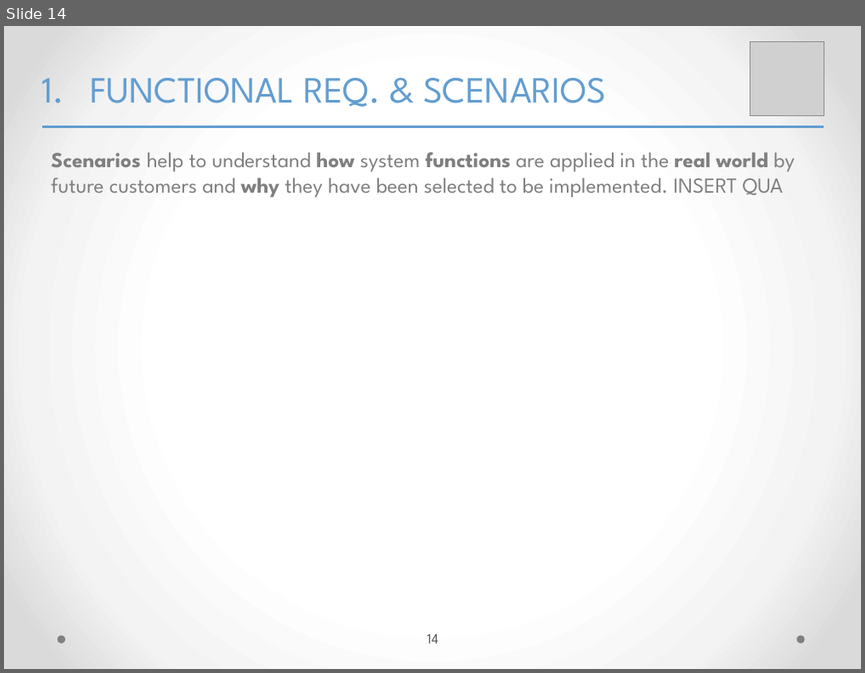
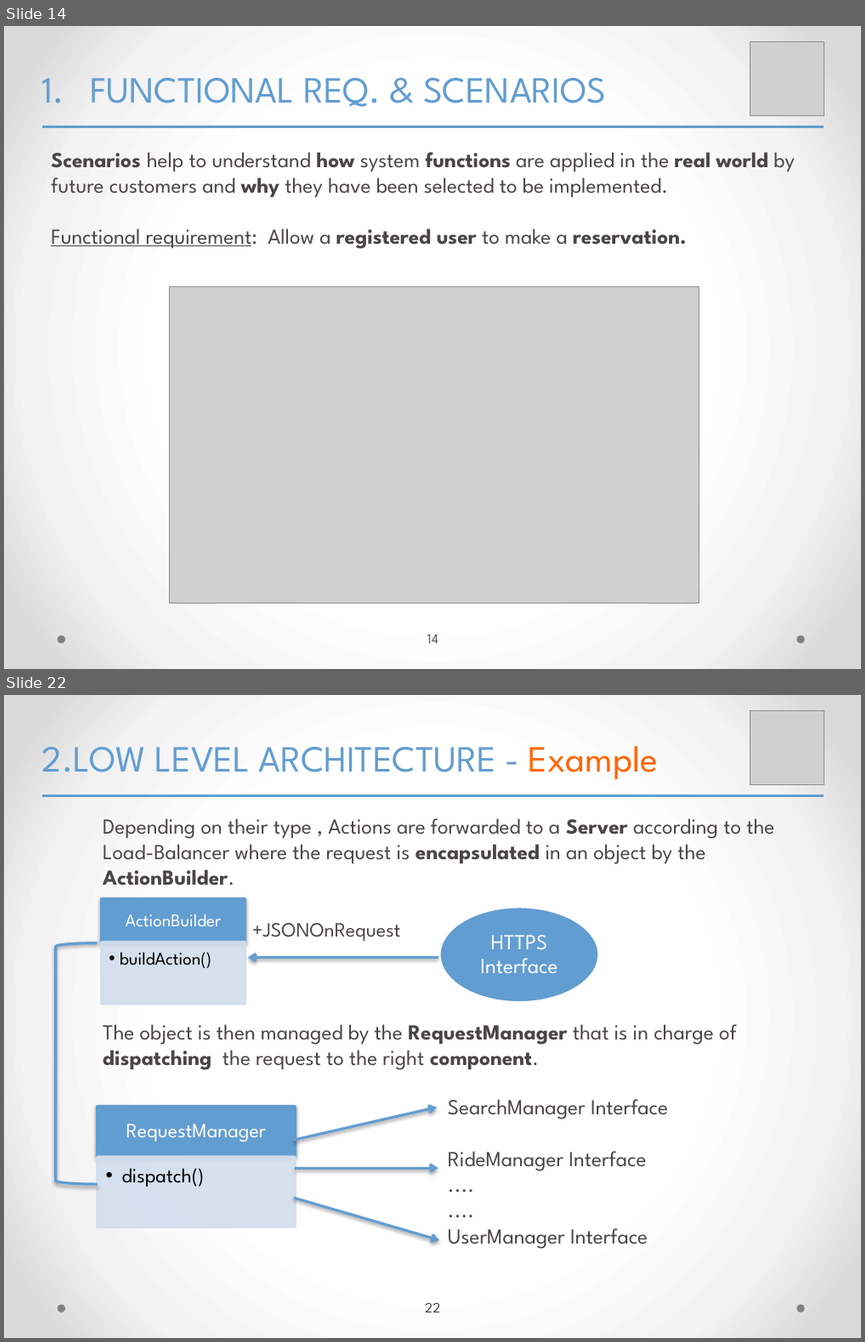
Before and after one commit to yangi92/SE2_PowerEnJoy, a slide deck: PP/FinalPresentation.pptx. Shown one above the other, each under a label of ours: slide 14 before the commit, slides 14 and 22 after it; the slides between them are not shown. The pictures are 865x673 and 865x1342 pixels, drawn with LibreOffice and Linux fonts; fonts in the diff are those of the drawing; grey boxes stand for pictures. Boxes give left, top, right and bottom in pixels: in the first picture for what was removed or moved away, otherwise in the second. Text is boxed around its words. In the diff, an @@ line names an element or a change of style, - is before the commit and + after.

```diff
--- a/PP/FinalPresentation.pptx
+++ b/PP/FinalPresentation.pptx
@@ slide 22 added at bbox=[4, 695, 861, 1338], background gradient #FFFFFF to #F4F4F4 to #DADADA; not listed: 2 template elements that a slide beside it also shows @@
@@ picture added at bbox=[750, 710, 824, 785] @@
@@ text added at bbox=[42, 746, 658, 779], 31 pt, text #629DD1 @@
+2.LOW LEVEL ARCHITECTURE - Example
@@ line added from (42, 795) to (824, 795), #629DD1 2.25 pt @@
@@ text added at bbox=[103, 818, 774, 1070], 18 pt, text #4A4546 @@
+Depending on their type , Actions are forwarded to a Server according to the Load-Balancer where the request is encapsulated in an object by the ActionBuilder.
++JSONOnRequest
+The object is then managed by the RequestManager that is in charge of dispatching the request to the right component.
@@ ellipse added at bbox=[439, 907, 599, 1003], fill #629DD1, outline #FFFFFF 2.25 pt @@
@@ left bracket added at bbox=[55, 942, 98, 1184], outline #629DD1 2.25 pt @@
@@ text added at bbox=[480, 935, 557, 974], 18 pt, text #FFFFFF @@
+HTTPS
+Interface
@@ group added at bbox=[102, 899, 245, 1004]: 2 rectangles, 2 texts @@
+ActionBuilder
+  •• buildAction()
@@ arrow added from (438, 957) to (248, 957), #629DD1 2.25 pt @@
@@ text added at bbox=[448, 1099, 668, 1248], 18 pt, text #4A4546 @@
+SearchManager Interface
+RideManager Interface
+....
+....
+UserManager Interface
@@ arrow added from (294, 1140) to (437, 1107), #629DD1 2.25 pt @@
@@ group added at bbox=[98, 1106, 296, 1227]: 2 rectangles, 2 texts @@
+RequestManager
+  •• dispatch()
@@ arrow added from (296, 1168) to (438, 1168), #629DD1 2.25 pt @@
@@ arrow added from (294, 1198) to (439, 1240), #629DD1 2.25 pt @@
@@ page number added at bbox=[425, 1302, 440, 1312], 12 pt, text #4A4546 @@
+22
@@ slide 14 changed as well @@
@@ text at bbox=[51, 152, 794, 249]: text changed; text colour #7F7F7F to #4A4546 @@
-Scenarios help to understand how system functions are applied in the real world by future customers and why they have been selected to be implemented. INSERT QUA
+Scenarios help to understand how system functions are applied in the real world by future customers and why they have been selected to be implemented.
+Functional requirement: Allow a registered user to make a reservation.
@@ picture added at bbox=[170, 286, 698, 603] @@
```
Also in this commit, not shown: 8 other slides changed, 22 other slides added, 5 other files.
